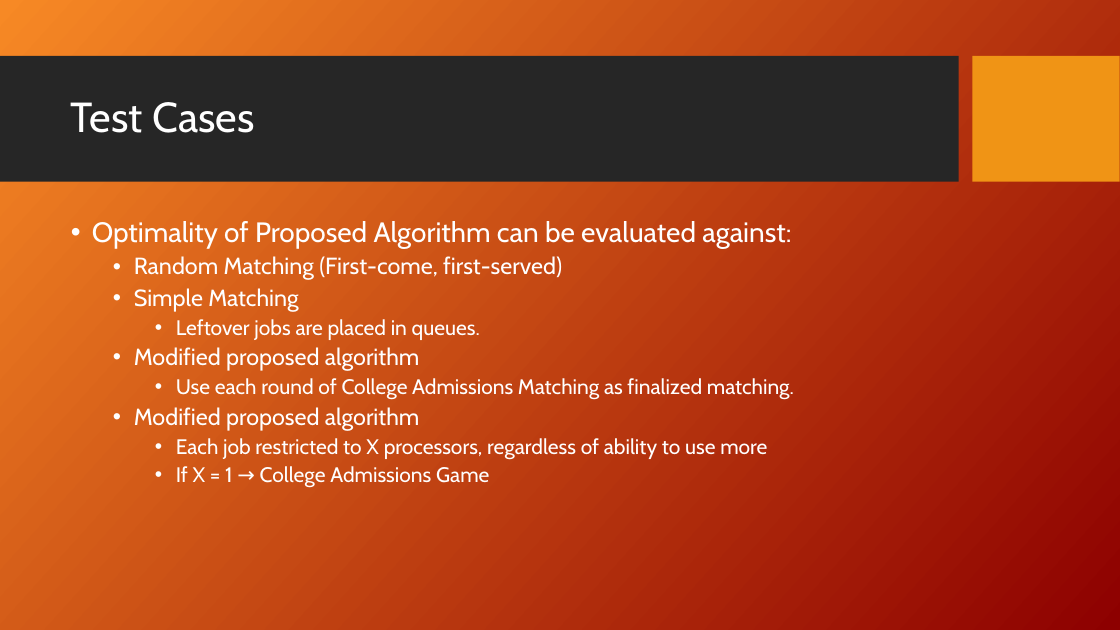
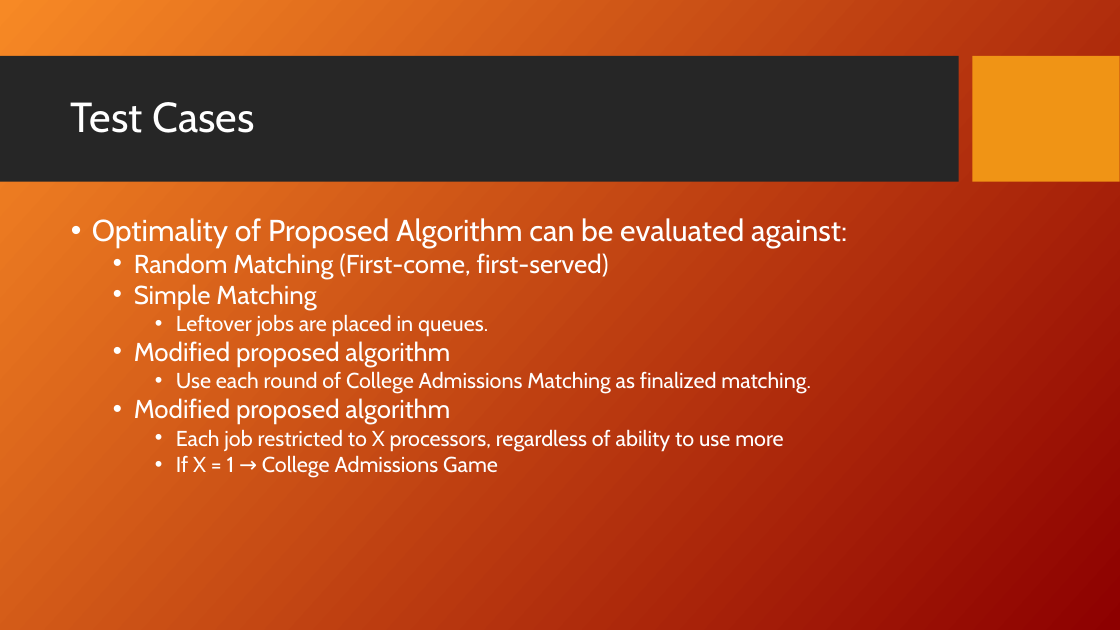
Before and after one commit to fmromano/GameTheoryProject, a slide deck: slide 6 of Paper/MatchingJobsPresentation_KH_FR.ppt. Drawn at 1120x630 pixels with LibreOffice and Linux fonts; fonts in the diff are those of the drawing; background and template pictures are left out. Boxes give left, top, right and bottom in pixels: in the first picture for what was removed or moved away, otherwise in the second. Text is boxed around its words. In the diff, an @@ line names an element or a change of style, - is before the commit and + after.

Commit message:
Font Change

```diff
--- a/Paper/MatchingJobsPresentation_KH_FR.ppt
+++ b/Paper/MatchingJobsPresentation_KH_FR.ppt
@@ text "Optimality of Proposed Algorithm can ..." at box(92, 218, 847, 478): size 24 to 25.9 pt in "Optimality of Proposed Algorithm can be evaluated ..."; size 20 to 22.2 pt in "Random Matching (First-come, first-served)", "Simple Matching", "Modified proposed algorithm", "Modified proposed algorithm"; size 18 to 18.5 pt in "Leftover jobs are placed in queues.", "Use each round of College Admissions Matching ...", "Each job restricted to X processors, regardless ...", "If X = 1 → College Admissions ..."; line spacing 0.9 to 0.8 @@
```
